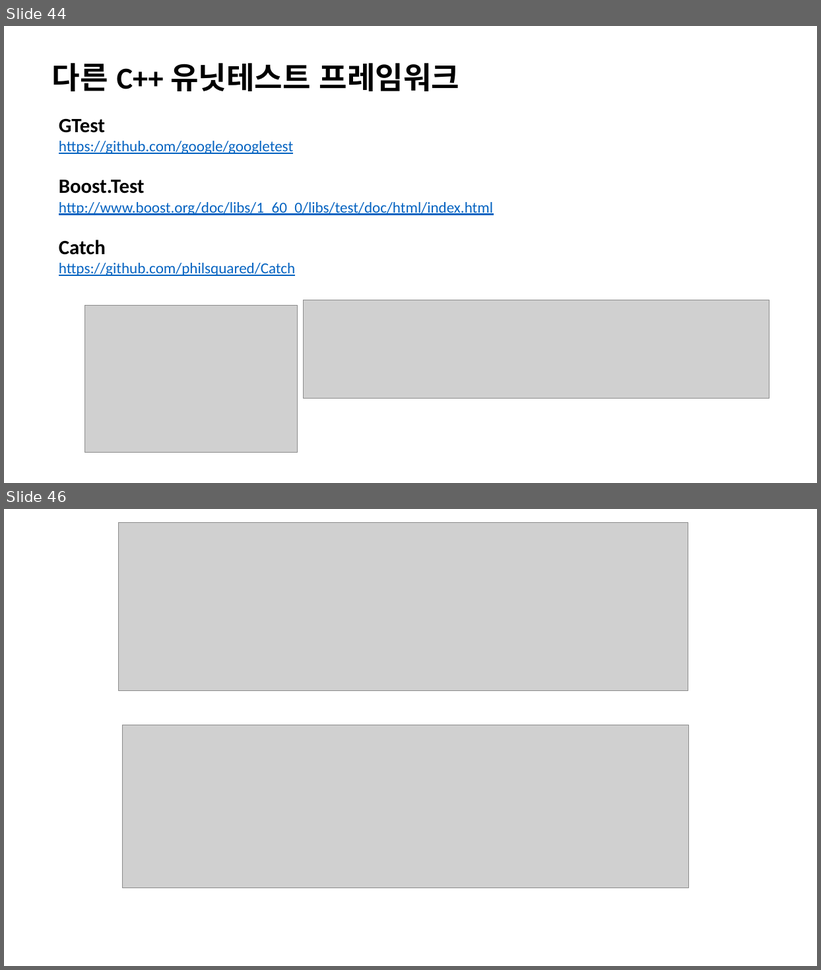
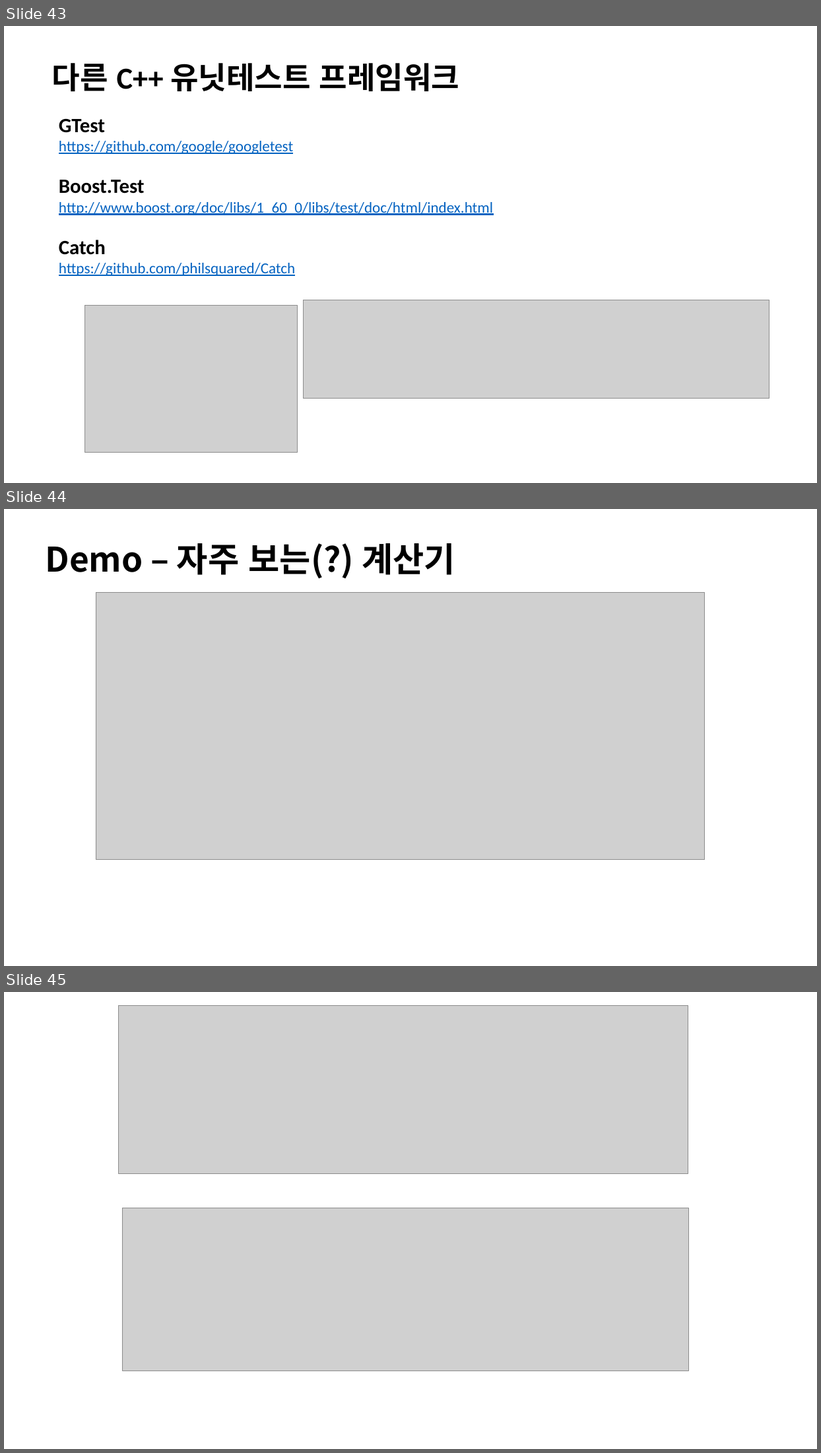
Before and after one commit to jacking75/conf_cpp_korea_2018-08, a slide deck: [C++ Korea 4th Seminar]Visual Cpp에서 유닛 테스트 하기.pptx. Shown one above the other, each under a label of ours: slides 44 and 46 before the commit, slides 43, 44 and 45 after it; the slides between them are not shown. The pictures are 821x970 and 821x1453 pixels, drawn with LibreOffice and Linux fonts; fonts in the diff are those of the drawing; grey boxes stand for pictures. Boxes give left, top, right and bottom in pixels: in the first picture for what was removed or moved away, otherwise in the second. Text is boxed around its words. In the diff, an @@ line names an element or a change of style, - is before the commit and + after.

```diff
--- a/[C++ Korea 4th Seminar]Visual Cpp에서 유닛 테스트 하기.pptx
+++ b/[C++ Korea 4th Seminar]Visual Cpp에서 유닛 테스트 하기.pptx
@@ slide 44 added at box(4, 509, 817, 966), background #FFFFFF @@
@@ text added at box(45, 543, 455, 579), 80 pt, text #000000, bold @@
+Demo – 자주 보는(?) 계산기
@@ picture added at box(96, 592, 704, 859) @@
@@ what was slide 44 is now slide 43 @@
@@ what was slide 46 is now slide 45 @@
```
Also in this commit, not shown: 7 slides changed, 5 other slides added, 5 slides removed, 16 other files.
